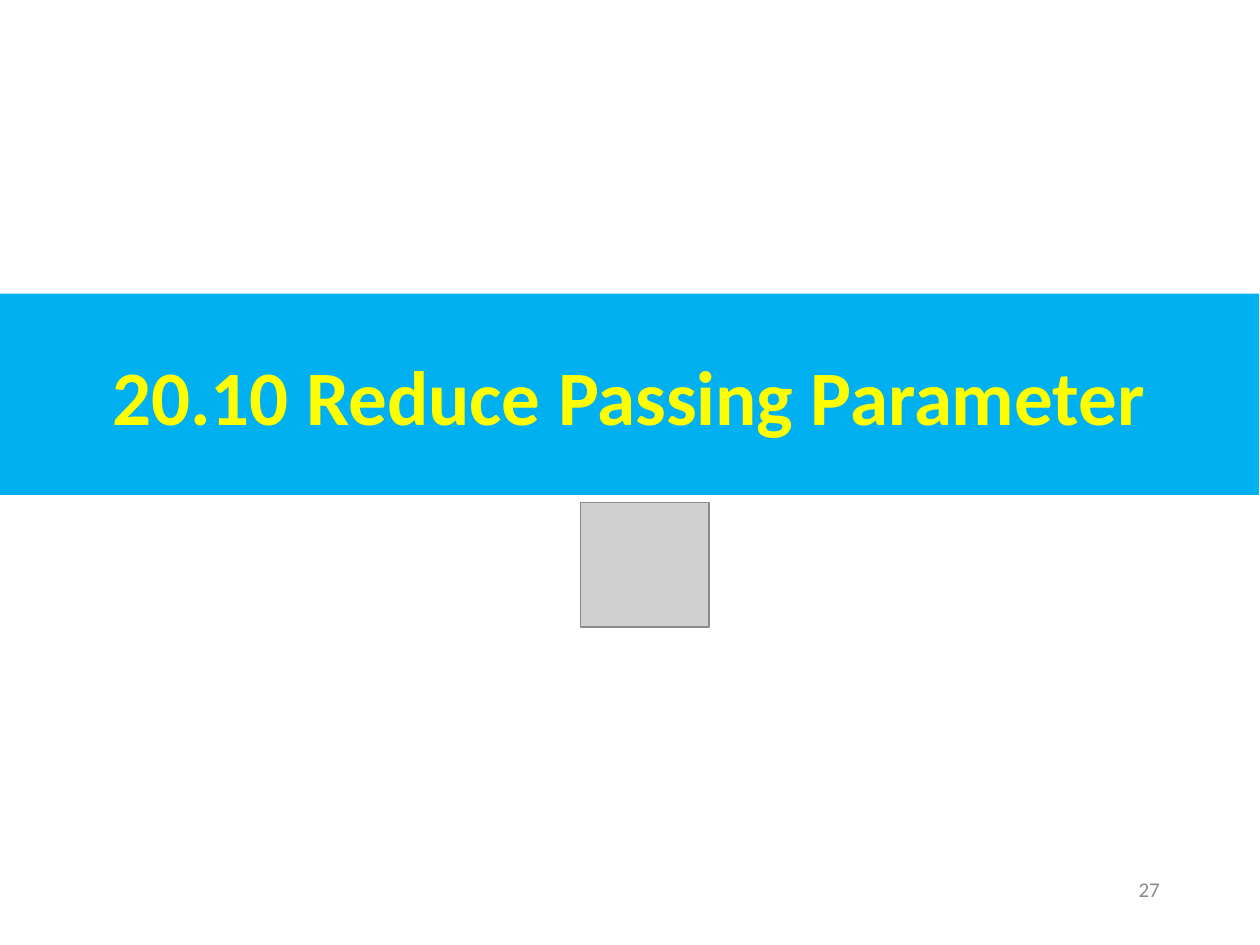
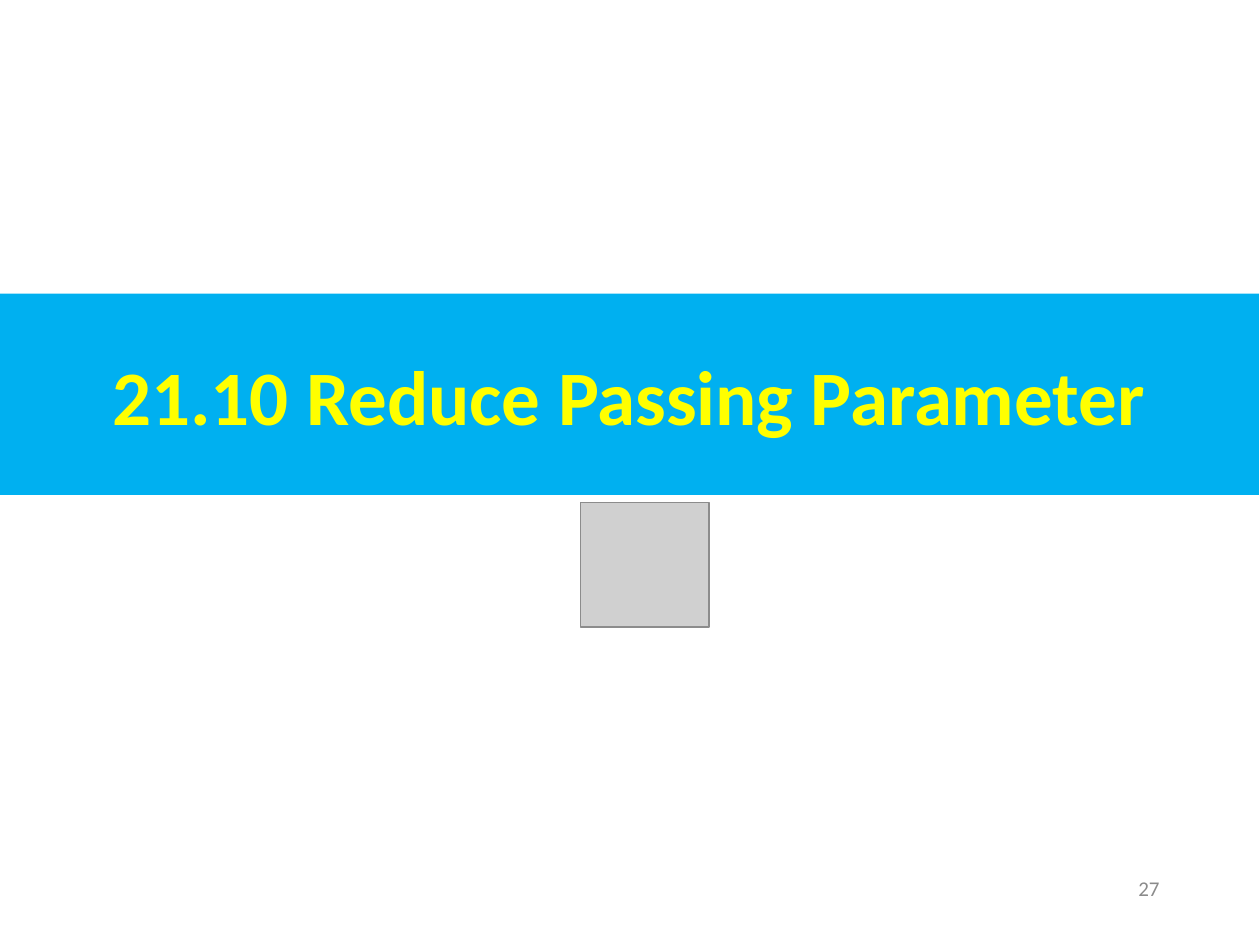
Before and after one commit to peterhchen/AIU_CS800_Chisel, a slide deck: slide 27 of 500_UCSC_HWD/021_FIRRTL/000_Video/021.FIRRTL.ppt. Drawn at 1260x945 pixels with LibreOffice and Linux fonts; fonts in the diff are those of the drawing; grey boxes stand for pictures. Boxes give left, top, right and bottom in pixels: in the first picture for what was removed or moved away, otherwise in the second. Text is boxed around its words. In the diff, an @@ line names an element or a change of style, - is before the commit and + after.

```diff
--- a/500_UCSC_HWD/021_FIRRTL/000_Video/021.FIRRTL.ppt
+++ b/500_UCSC_HWD/021_FIRRTL/000_Video/021.FIRRTL.ppt
@@ text in rectangle at bbox=[112, 371, 1145, 438]: text changed @@
-20.10 Reduce Passing Parameter
+21.10 Reduce Passing Parameter
```
Also in this commit, not shown: 49 other slides changed.
